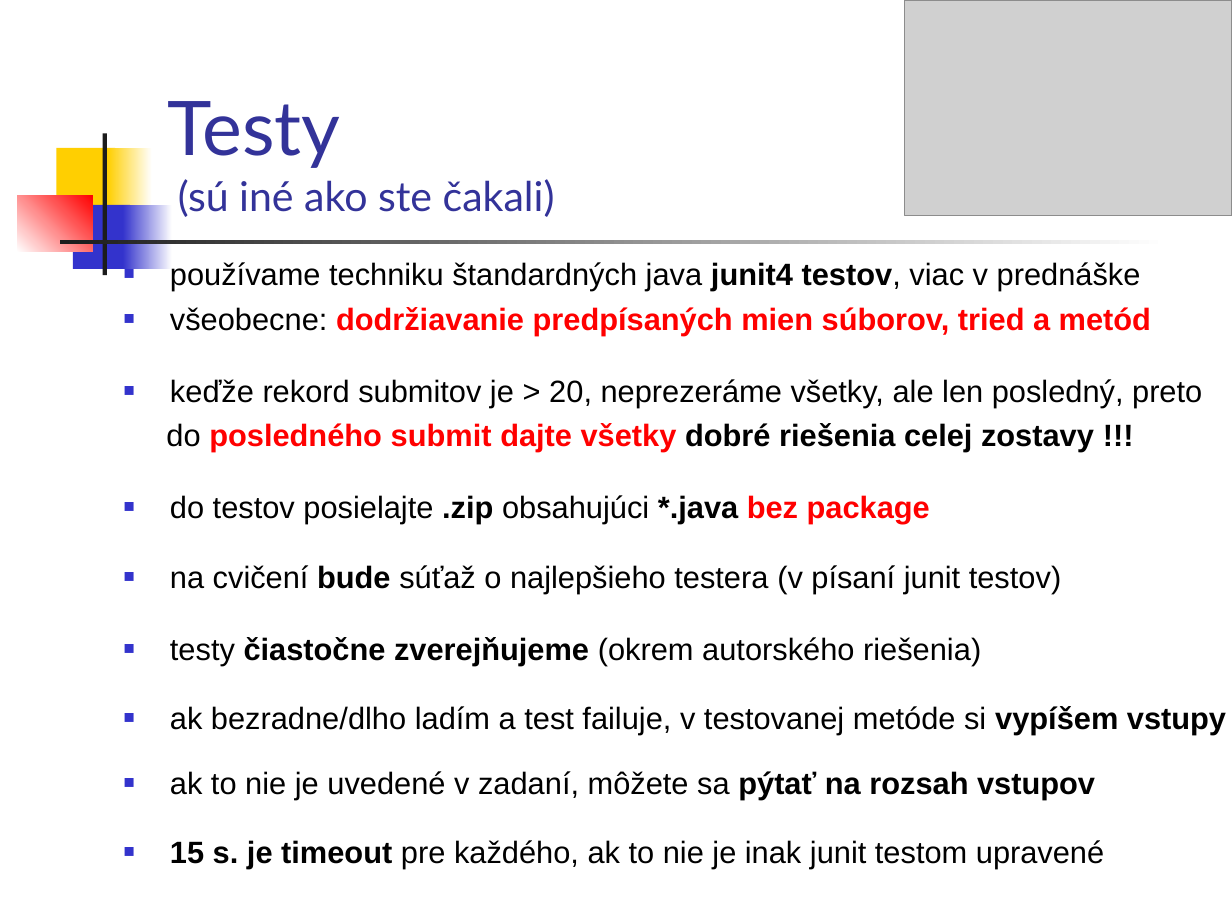
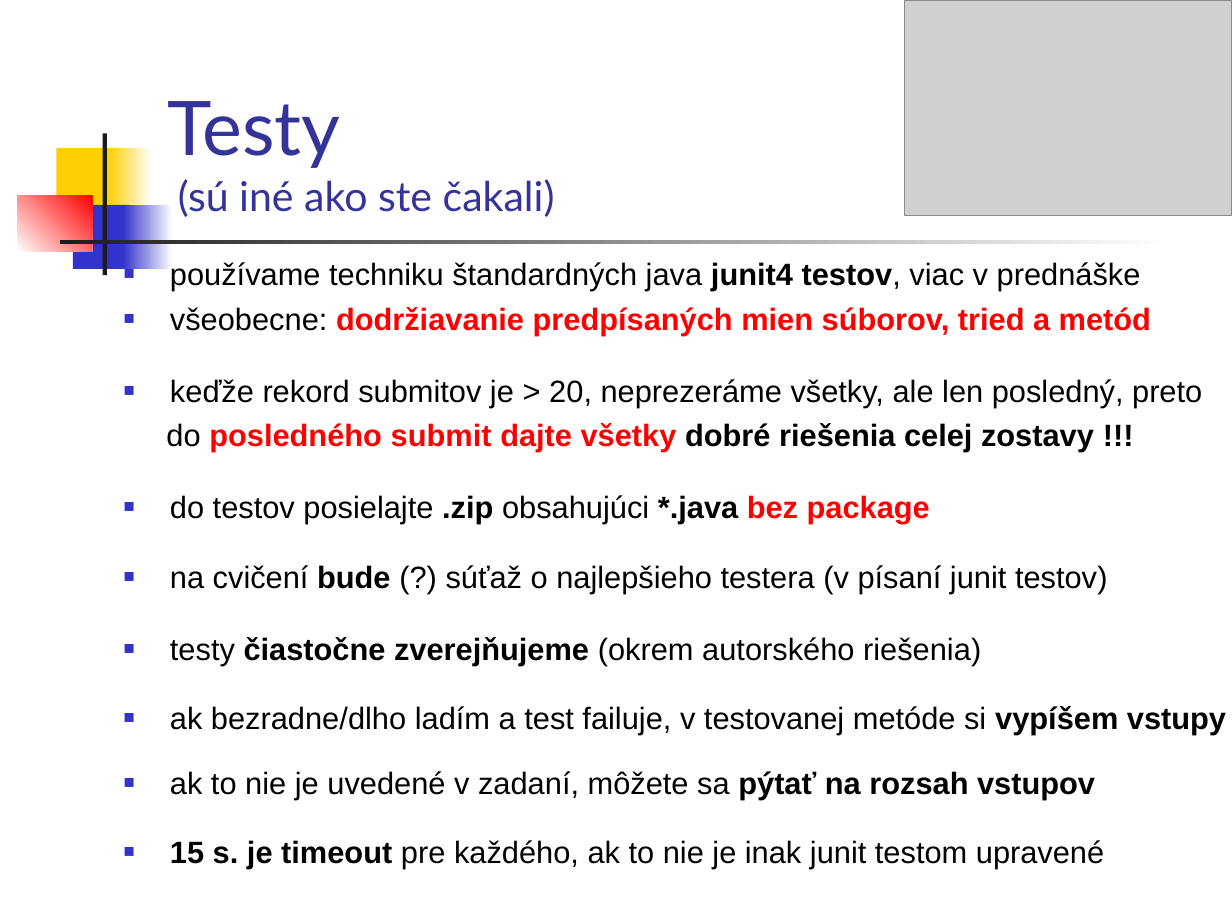
Before and after one commit to Programovanie4/Prednasky, a slide deck: slide 5 of 02/02_java.ppt. Drawn at 1232x924 pixels with LibreOffice and Linux fonts; fonts in the diff are those of the drawing; grey boxes stand for pictures. Boxes give left, top, right and bottom in pixels: in the first picture for what was removed or moved away, otherwise in the second. Text is boxed around its words. In the diff, an @@ line names an element or a change of style, - is before the commit and + after.

```diff
--- a/02/02_java.ppt
+++ b/02/02_java.ppt
@@ text at [170,565,1108,593]: text changed @@
-■ na cvičení bude súťaž o najlepšieho testera (v písaní junit testov)
+■ na cvičení bude (?) súťaž o najlepšieho testera (v písaní junit testov)
```
Also in this commit, not shown: 5 other slides changed, 3 other files.
